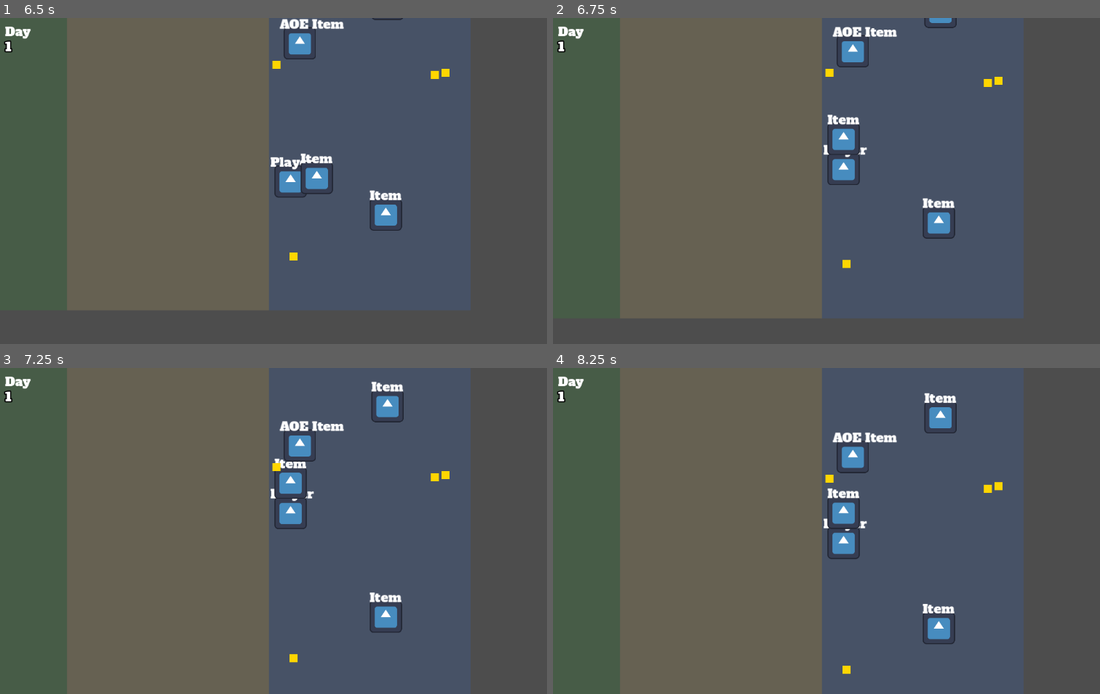
Above: before the commit, frames 1-4 (two rows, left to right).
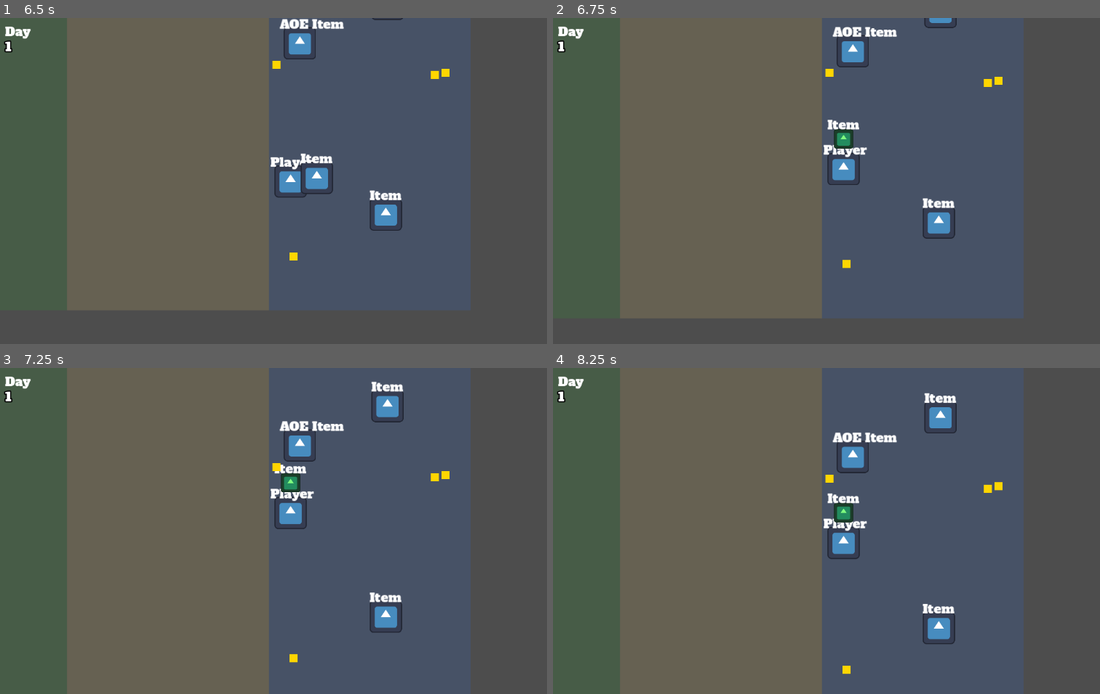
Above: after the commit, the same moments.

Repository: poga/dark-sea
Game: Godot game, scene res://scenes/game/main.tscn
The game is run twice, just before and just after one commit, with the same random seed, the same clock (stepped at 60 frames per second) and the same inputs. The project has no main scene, so this scene is started directly. The engine's default icon, where the game draws it, is replaced by a stand-in: a white triangle on a blue panel in a dark square.
Inputs (mouse positions are in pixels of both pictures, inside the frame that each line leads up to):
- Up to frame 1 (6.5 s): tap Enter at 0.5 s; move the mouse to (415, 164) at 0.52 s; hold D (move_right) 0.53-1.25 s; hold Space (interact) 0.53-1.25 s; click (415, 164) at 0.67 s; drag from (175, 197) to (38, 181) at 1.27 s; move the mouse to (350, 109) at 2.02 s; hold D (move_right) 2.03-2.75 s; hold Shift 2.03-2.75 s; tap Space (interact) at 2.3 s; drag from (262, 246) to (317, 181) at 2.77 s; move the mouse to (464, 229) at 3.52 s; hold A (move_left) 3.53-4.25 s; hold Space (interact) 3.53-4.25 s; tap Ctrl at 3.6 s; drag from (114, 132) to (350, 181) at 4.27 s; move the mouse to (317, 181) at 5.02 s; hold S (move_down) 5.03-5.75 s; hold Space (interact) 5.03-5.75 s; click (317, 181) at 5.17 s; drag from (202, 99) to (371, 128) at 5.77 s
- Up to frame 2 (6.75 s): move the mouse to (968, 164) at 6.52 s; hold W (move_up) from 6.53 s (still down); hold Space (interact) from 6.53 s (still down); tap Alt at 6.6 s
- Up to frame 3 (7.25 s): keep holding W (move_up); keep holding Space (interact)
- Up to frame 4 (8.25 s): release W (move_up) at 7.25 s; release Space (interact) at 7.25 s; drag from (728, 547) to (924, 511) at 7.27 s; move the mouse to (903, 459) at 8.02 s; hold S (move_down) from 8.03 s (still down); hold Space (interact) from 8.03 s (still down)

Frame 1 is identical in both runs. In frame 2, 0.6% of the frame differs, in the area x 50-57%, y 29-43%; in frame 3, 0.6%; in frame 4, 0.6%, in the area x 50-57%, y 36-50%.

Commit message:
feat: replace single held item with 8-slot inventory system
Co-Authored-By: Claude Opus 4.6 <noreply@anthropic.com>

Diff:
--- a/core/tests/test_player.gd
+++ b/core/tests/test_player.gd
@@ -13,8 +13,23 @@
 	item.global_position = pos
 	return item
 
-func test_no_held_item_initially():
-	assert_null(player.held_item)
+func _pick_up_item(item: Area2D) -> void:
+	player._items_in_range.append(item)
+	player.pick_up_nearest_item()
+
+# --- Inventory initialization ---
+
+func test_inventory_has_8_slots():
+	assert_eq(player.inventory.size(), 8)
+
+func test_inventory_initially_all_null():
+	for slot in player.inventory:
+		assert_null(slot)
+
+func test_active_slot_initially_zero():
+	assert_eq(player.active_slot, 0)
+
+# --- Pickup ---
 
 func test_get_nearest_item_returns_null_when_empty():
 	assert_null(player.get_nearest_item())
@@ -26,24 +41,60 @@
 	player._items_in_range.append(near_item)
 	assert_eq(player.get_nearest_item(), near_item)
 
-func test_pick_up_sets_held_item():
+func test_pick_up_stores_in_first_empty_slot():
 	var item: Area2D = _make_item(Vector2(30, 0))
-	player._items_in_range.append(item)
-	player.pick_up_nearest_item()
-	assert_eq(player.held_item, item)
+	_pick_up_item(item)
+	assert_eq(player.inventory[0], item)
 
-func test_pick_up_emits_signal():
+func test_pick_up_second_item_uses_slot_1():
+	var item1: Area2D = _make_item(Vector2(30, 0))
+	var item2: Area2D = _make_item(Vector2(40, 0))
+	_pick_up_item(item1)
+	_pick_up_item(item2)
+	assert_eq(player.inventory[0], item1)
+	assert_eq(player.inventory[1], item2)
+
+func test_pick_up_emits_inventory_changed():
 	var item: Area2D = _make_item(Vector2(30, 0))
-	player._items_in_range.append(item)
 	watch_signals(player)
-	player.pick_up_nearest_item()
+	_pick_up_item(item)
+	assert_signal_emitted(player, "inventory_changed")
+
+func test_pick_up_emits_item_picked_up():
+	var item: Area2D = _make_item(Vector2(30, 0))
+	watch_signals(player)
+	_pick_up_item(item)
 	assert_signal_emitted(player, "item_picked_up")
 
-func test_pick_up_reparents_to_hold_position():
+func test_pick_up_active_slot_reparents_to_hold_position():
 	var item: Area2D = _make_item(Vector2(30, 0))
-	player._items_in_range.append(item)
+	_pick_up_item(item)
+	assert_eq(item.get_parent(), player.get_node("HoldPosition"))
+
+func test_pick_up_non_active_slot_removes_from_tree():
+	# Fill slot 0 first, then pick up into slot 1
+	var item1: Area2D = _make_item(Vector2(30, 0))
+	var item2: Area2D = _make_item(Vector2(40, 0))
+	_pick_up_item(item1)
+	_pick_up_item(item2)
+	# item2 is in slot 1, active_slot is 0, so item2 should not be in tree
+	assert_null(item2.get_parent())
+
+func test_pick_up_sets_item_to_inventory_state():
+	var item: Area2D = _make_item(Vector2(30, 0))
+	_pick_up_item(item)
+	assert_eq(item.current_state, item.State.INVENTORY)
+
+func test_pick_up_blocked_when_inventory_full():
+	# Fill all 8 slots
+	for i in range(8):
+		var item: Area2D = _make_item(Vector2(30 + i * 10, 0))
+		_pick_up_item(item)
+	# 9th item should not be picked up
+	var extra: Area2D = _make_item(Vector2(200, 0))
+	player._items_in_range.append(extra)
 	player.pick_up_nearest_item()
-	assert_eq(item.get_parent(), player.get_node("HoldPosition"))
+	assert_false(player.inventory.has(extra))
 
 func test_pick_up_removes_from_items_in_range():
 	var item: Area2D = _make_item(Vector2(30, 0))
@@ -51,28 +102,85 @@
 	player.pick_up_nearest_item()
 	assert_false(player._items_in_range.has(item))
 
-func test_drop_clears_held_item():
+func test_pick_up_does_nothing_when_no_items():
+	player.pick_up_nearest_item()
+	for slot in player.inventory:
+		assert_null(slot)
+
+# --- Drop ---
+
+func test_drop_clears_active_slot():
 	var item: Area2D = _make_item(Vector2(30, 0))
-	player._items_in_range.append(item)
-	player.pick_up_nearest_item()
+	_pick_up_item(item)
 	player.drop_item()
-	assert_null(player.held_item)
+	assert_null(player.inventory[0])
 
-func test_drop_emits_signal():
+func test_drop_emits_inventory_changed():
 	var item: Area2D = _make_item(Vector2(30, 0))
-	player._items_in_range.append(item)
-	player.pick_up_nearest_item()
+	_pick_up_item(item)
+	watch_signals(player)
+	player.drop_item()
+	assert_signal_emitted(player, "inventory_changed")
+
+func test_drop_emits_item_dropped():
+	var item: Area2D = _make_item(Vector2(30, 0))
+	_pick_up_item(item)
 	watch_signals(player)
 	player.drop_item()
 	assert_signal_emitted(player, "item_dropped")
 
 func test_drop_reparents_to_world():
 	var item: Area2D = _make_item(Vector2(30, 0))
-	player._items_in_range.append(item)
-	player.pick_up_nearest_item()
+	_pick_up_item(item)
 	player.drop_item()
 	assert_eq(item.get_parent(), player.get_parent())
 
-func test_pick_up_does_nothing_when_no_items():
-	player.pick_up_nearest_item()
-	assert_null(player.held_item)
+func test_has_active_item_true_when_holding():
+	var item: Area2D = _make_item(Vector2(30, 0))
+	_pick_up_item(item)
+	assert_true(player.has_active_item())
+
+func test_has_active_item_false_when_empty():
+	assert_false(player.has_active_item())
+
+# --- Slot switching ---
+
+func test_switch_slot_changes_active_slot():
+	player.switch_to_slot(3)
+	assert_eq(player.active_slot, 3)
+
+func test_switch_slot_emits_active_slot_changed():
+	watch_signals(player)
+	player.switch_to_slot(3)
+	assert_signal_emitted(player, "active_slot_changed")
+
+func test_switch_slot_shows_new_item_at_hold_position():
+	var item1: Area2D = _make_item(Vector2(30, 0))
+	var item2: Area2D = _make_item(Vector2(40, 0))
+	_pick_up_item(item1)
+	_pick_up_item(item2)
+	player.switch_to_slot(1)
+	assert_eq(item2.get_parent(), player.get_node("HoldPosition"))
+
+func test_switch_slot_removes_old_item_from_tree():
+	var item1: Area2D = _make_item(Vector2(30, 0))
+	var item2: Area2D = _make_item(Vector2(40, 0))
+	_pick_up_item(item1)
+	_pick_up_item(item2)
+	player.switch_to_slot(1)
+	assert_null(item1.get_parent())
+
+func test_switch_slot_same_slot_does_nothing():
+	var item: Area2D = _make_item(Vector2(30, 0))
+	_pick_up_item(item)
+	player.switch_to_slot(0)
+	assert_eq(item.get_parent(), player.get_node("HoldPosition"))
+
+func test_switch_next_wraps_around():
+	player.switch_to_slot(7)
+	player.switch_next()
+	assert_eq(player.active_slot, 0)
+
+func test_switch_prev_wraps_around():
+	player.switch_prev()
+	assert_eq(player.active_slot, 7)
--- a/scenes/player/player.gd
+++ b/scenes/player/player.gd
@@ -1,17 +1,23 @@
 extends CharacterBody2D
 
 const ZoneScript = preload("res://scenes/zones/zone.gd")
+const INVENTORY_SIZE: int = 8
 
 signal item_picked_up(item: Area2D)
 signal item_dropped(item: Area2D, drop_position: Vector2)
+signal inventory_changed(slot: int, item: Area2D)
+signal active_slot_changed(slot: int)
 
 @export var speed: float = 200.0
 @export var camera_smoothing_speed: float = 5.0
 
-var held_item: Area2D = null
+var inventory: Array[Area2D] = []
+var active_slot: int = 0
 var _items_in_range: Array[Area2D] = []
 
 func _ready():
+	inventory.resize(INVENTORY_SIZE)
+	inventory.fill(null)
 	$Camera2D.position_smoothing_speed = camera_smoothing_speed
 	$PickupZone.area_entered.connect(_on_pickup_zone_area_entered)
 	$PickupZone.area_exited.connect(_on_pickup_zone_area_exited)
@@ -23,11 +29,24 @@
 
 func _unhandled_input(event: InputEvent):
 	if event.is_action_pressed("interact"):
-		if held_item:
+		if has_active_item():
 			if can_drop():
 				drop_item()
 		else:
 			pick_up_nearest_item()
+	# Direct slot selection (1-8)
+	for i in range(INVENTORY_SIZE):
+		var action_name: String = "slot_%d" % (i + 1)
+		if event.is_action_pressed(action_name):
+			switch_to_slot(i)
+			return
+	if event.is_action_pressed("slot_next"):
+		switch_next()
+	elif event.is_action_pressed("slot_prev"):
+		switch_prev()
+
+func has_active_item() -> bool:
+	return inventory[active_slot] != null
 
 func get_nearest_item() -> Area2D:
 	if _items_in_range.is_empty():
@@ -41,16 +60,27 @@
 			nearest = item
 	return nearest
 
+func _find_empty_slot() -> int:
+	for i in range(INVENTORY_SIZE):
+		if inventory[i] == null:
+			return i
+	return -1
+
 func pick_up_nearest_item():
 	var nearest: Area2D = get_nearest_item()
 	if nearest == null:
 		return
-	held_item = nearest
+	var slot: int = _find_empty_slot()
+	if slot == -1:
+		return
 	_items_in_range.erase(nearest)
-	nearest.pick_up()
 	nearest.get_parent().remove_child(nearest)
-	$HoldPosition.add_child(nearest)
-	nearest.position = Vector2.ZERO
+	nearest.store_in_inventory()
+	inventory[slot] = nearest
+	if slot == active_slot:
+		$HoldPosition.add_child(nearest)
+		nearest.position = Vector2.ZERO
+	inventory_changed.emit(slot, nearest)
 	item_picked_up.emit(nearest)
 
 func get_current_zone():
@@ -66,9 +96,11 @@
 	return zone != ZoneScript.ZoneType.SEA
 
 func drop_item():
-	var item: Area2D = held_item
+	var item: Area2D = inventory[active_slot]
+	if item == null:
+		return
 	var drop_pos: Vector2 = global_position
-	held_item = null
+	inventory[active_slot] = null
 	var zone = get_current_zone()
 	if zone == ZoneScript.ZoneType.TOWER:
 		item.drop()
@@ -77,10 +109,30 @@
 	$HoldPosition.remove_child(item)
 	get_parent().add_child(item)
 	item.global_position = drop_pos
+	inventory_changed.emit(active_slot, null)
 	item_dropped.emit(item, drop_pos)
 
+func switch_to_slot(slot: int) -> void:
+	if slot == active_slot:
+		return
+	var old_item: Area2D = inventory[active_slot]
+	if old_item != null:
+		$HoldPosition.remove_child(old_item)
+	active_slot = slot
+	var new_item: Area2D = inventory[active_slot]
+	if new_item != null:
+		$HoldPosition.add_child(new_item)
+		new_item.position = Vector2.ZERO
+	active_slot_changed.emit(active_slot)
+
+func switch_next() -> void:
+	switch_to_slot((active_slot + 1) % INVENTORY_SIZE)
+
+func switch_prev() -> void:
+	switch_to_slot((active_slot - 1 + INVENTORY_SIZE) % INVENTORY_SIZE)
+
 func _on_pickup_zone_area_entered(area: Area2D):
-	if area != held_item and area.has_method("pick_up"):
+	if not inventory.has(area) and area.has_method("pick_up"):
 		_items_in_range.append(area)
 
 func _on_pickup_zone_area_exited(area: Area2D):
